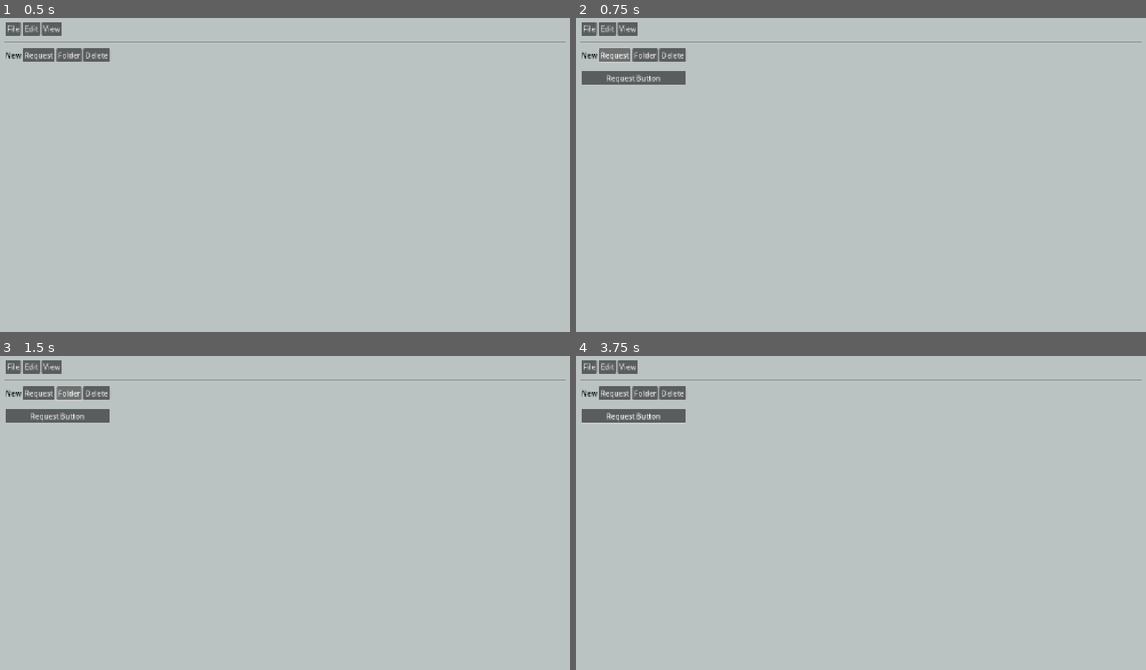
Above: before the commit, frames 1-4 (two rows, left to right).
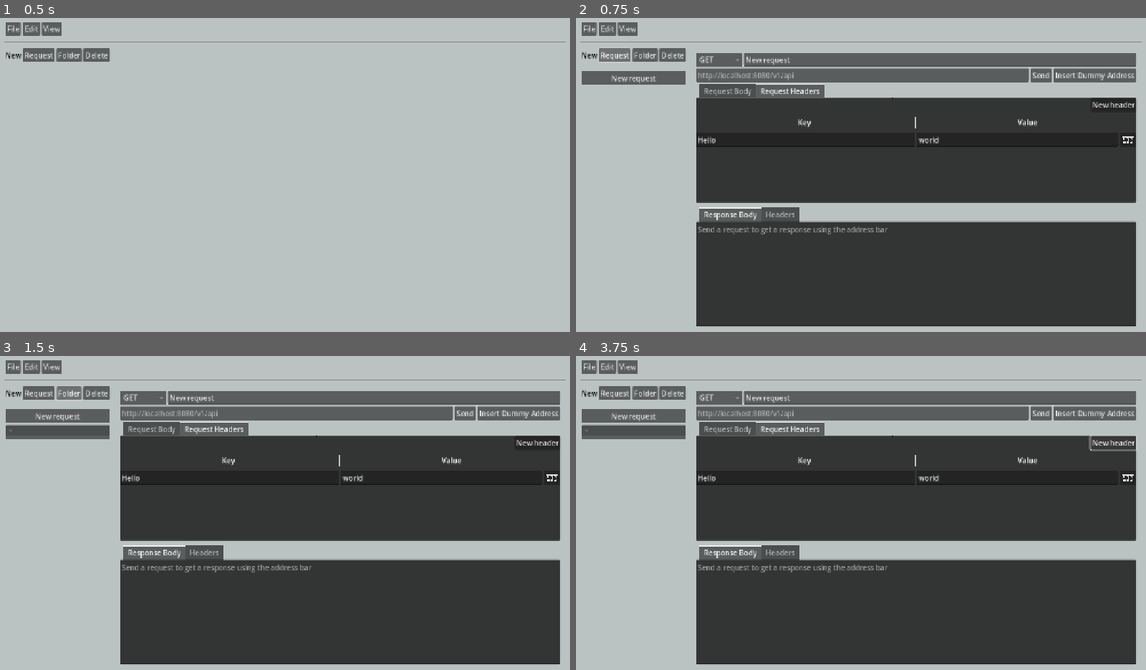
Above: after the commit, the same moments.

Repository: asiangoldfish/rest-client
Game: Godot game, scene res://levels/main.tscn
The game is run twice, just before and just after one commit, with the same random seed, the same clock (stepped at 60 frames per second) and the same inputs.
Inputs (mouse positions are in pixels of both pictures, inside the frame that each line leads up to):
- Up to frame 1 (0.5 s): no input
- Up to frame 2 (0.75 s): click "Request" at 0.5 s
- Up to frame 3 (1.5 s): click "Folder" at 1.25 s
- Up to frame 4 (3.75 s): click "Request Button" (after the commit: "New request") at 2 s; click "Request Button" (after the commit: "New request") at 2.75 s; click (1111, 443) at 3.5 s, where only the run after the commit has a clickable "New header"

Frame 1 is identical in both runs. In frame 2, 60% of the frame differs, in the area x 5-99%, y 11-99%; in frame 3, 61%, in the area x 1-99%, y 11-99%; in frame 4, 61%.

Commit message:
Add new folder, fix request loading, open request menu on new request
When a request without an associated folder was loaded, it crashed the
program.

Diff:
--- a/levels/main.gd
+++ b/levels/main.gd
@@ -1,9 +1,10 @@
 extends Control
 
 #@onready var request_menu_container = self.find_child("RequestMenuContainer")
-@onready var requests_list = self.find_child("Requests")
-@onready var request_btn = preload("res://menus/request_btn.tscn")
-@onready var request_menu = self.find_child("RequestOverview") as RequestMenu
+@onready var requests_list = find_child("Requests")
+@onready var request_menu = find_child("RequestOverview") as RequestMenu
+
+@onready var request_btn = preload("res://widgets/request_btn.tscn")
 
 # Called when the node enters the scene tree for the first time.
 func _ready() -> void:
@@ -26,7 +27,7 @@
 # newly created request right away.
 func _on_new_request_button_down() -> void:
     request_menu.can_send_request(true)
-    var new_btn = request_btn.instantiate()
+    var new_btn: RequestButton = request_btn.instantiate()
 
     # The UUID helps us save and load the correct UUID to file
     const uuid = preload('res://vendor/uuid.gd')
@@ -35,6 +36,11 @@
     requests_list.add_child(new_btn)
     request_menu.clear_all()
     request_menu.request_id = new_btn.request_id
+
+    # Show the request right away
+    self.request_menu.request_id = new_btn.request_id
+    self.request_menu.request_name = new_btn.request_name
+    self.request_menu.show()
 
 # Read file with all requests and load the requests dynamically
 func create_requests_objects():
@@ -55,7 +61,8 @@
 
     # Find all folders
     for request_id in RequestLoader.requests:
-        var folder_name: String = RequestLoader.requests.get(request_id).get("folder")
+        assert(RequestLoader.requests.get(request_id), "No request ID was found")
+        var folder_name = RequestLoader.requests.get(request_id).get("folder")
 
         if folder_name and not folder_name.is_empty():
             # 1. Foldable Container
@@ -90,3 +97,7 @@
 func request_was_selected(request_id: String):
     request_menu.load_request(request_id)
     request_menu.show()
+
+func _on_new_folder_button_down() -> void:
+    var new_folder = FoldableContainer.new()
+    requests_list.add_child(new_folder)
--- a/levels/main.tscn
+++ b/levels/main.tscn
@@ -111,7 +111,9 @@
 theme_override_constants/margin_bottom = 10
 
 [node name="RequestOverview" parent="Panel/MarginContainer/VBoxContainer/HSplitContainer/RequestMenuContainer" instance=ExtResource("4_qy63d")]
+visible = false
 layout_mode = 2
 
 [connection signal="id_pressed" from="Panel/MarginContainer/VBoxContainer/MenuBar/File" to="Panel/MarginContainer/VBoxContainer/MenuBar" method="_on_file_id_pressed"]
 [connection signal="button_down" from="Panel/MarginContainer/VBoxContainer/HSplitContainer/VSplitContainer/RequestsList/NewButtons/NewRequest" to="." method="_on_new_request_button_down"]
+[connection signal="button_down" from="Panel/MarginContainer/VBoxContainer/HSplitContainer/VSplitContainer/RequestsList/NewButtons/NewFolder" to="." method="_on_new_folder_button_down"]
--- a/menus/request_menu.gd
+++ b/menus/request_menu.gd
@@ -17,9 +17,15 @@
 @export var request_id: String = ""
 
 # Name displayed on the request
-@export var request_name: String = ""
+@export var request_name: String :
+    get:
+        return request_name
+    set(value):
+        request_name = value
+        title_edit.text = value
 
 signal title_was_changed
+
 
 # Called when the node enters the scene tree for the first time.
 func _ready() -> void:
@@ -131,9 +137,10 @@
 
 
 func _on_title_edit_text_submitted(new_text: String) -> void:
-    request_name = new_text
-    print("Title was changed to " + new_text)
-    emit_signal("title_was_changed", request_id, new_text)
+    self.request_name = new_text
+    if not new_text.is_empty():
+        self.title_edit.caret_column = new_text.length()
+        self.emit_signal("title_was_changed", request_id, new_text)
 
 func load_request(id: String):
     can_send_request(true)
--- a/menus/request_btn.gd
+++ b/widgets/request_btn.gd
@@ -6,6 +6,9 @@
 var request_id: String = ""
 var request_name: String = "New request"
 
+func _ready() -> void:
+    self.text = request_name
+
 func set_request_name(s: String) -> void:
     request_name = s
     self.text = s
--- a/menus/request_btn.tscn
+++ b/widgets/request_btn.tscn
@@ -1,6 +1,6 @@
 [gd_scene load_steps=2 format=3 uid="uid://cyfbbvwslwjav"]
 
-[ext_resource type="Script" uid="uid://7fmo12snmi8q" path="res://menus/request_btn.gd" id="1_c7ai3"]
+[ext_resource type="Script" uid="uid://7fmo12snmi8q" path="res://widgets/request_btn.gd" id="1_c7ai3"]
 
 [node name="RequestBtn" type="Button"]
 offset_right = 8.0
Renamed: menus/request_btn.gd.uid -> widgets/request_btn.gd.uid
